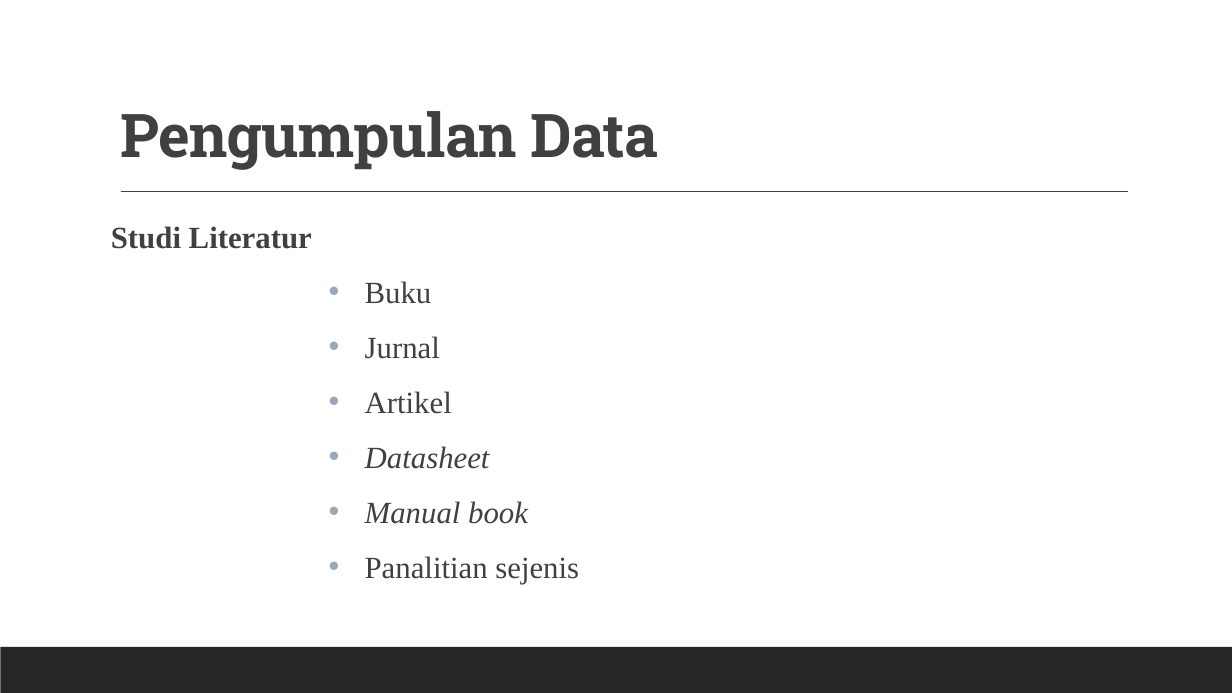
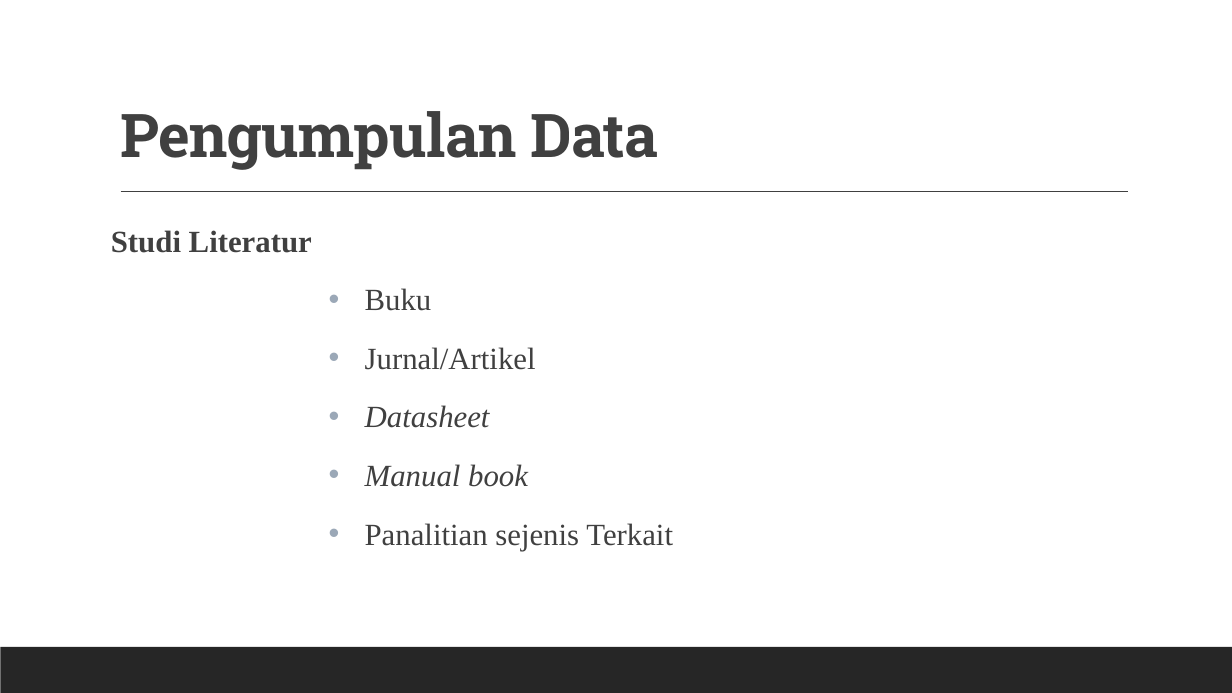
Before and after one commit to kanggara75/TheSiS, a slide deck: slide 11 of Files/Proprsal.pptx. Drawn at 1232x693 pixels with LibreOffice and Linux fonts; fonts in the diff are those of the drawing. Boxes give left, top, right and bottom in pixels: in the first picture for what was removed or moved away, otherwise in the second. Text is boxed around its words. In the diff, an @@ line names an element or a change of style, - is before the commit and + after.

```diff
--- a/Files/Proprsal.pptx
+++ b/Files/Proprsal.pptx
@@ text at [111,230,528,487]: line spacing 1 to 1.1 @@
@@ text at [365,347,536,370]: text changed @@
-• Jurnal
-• Artikel
+• Jurnal/Artikel
@@ text at [365,523,673,551]: text changed @@
-• Panalitian sejenis
+• Panalitian sejenis Terkait
```
Also in this commit, not shown: 3 other files.
